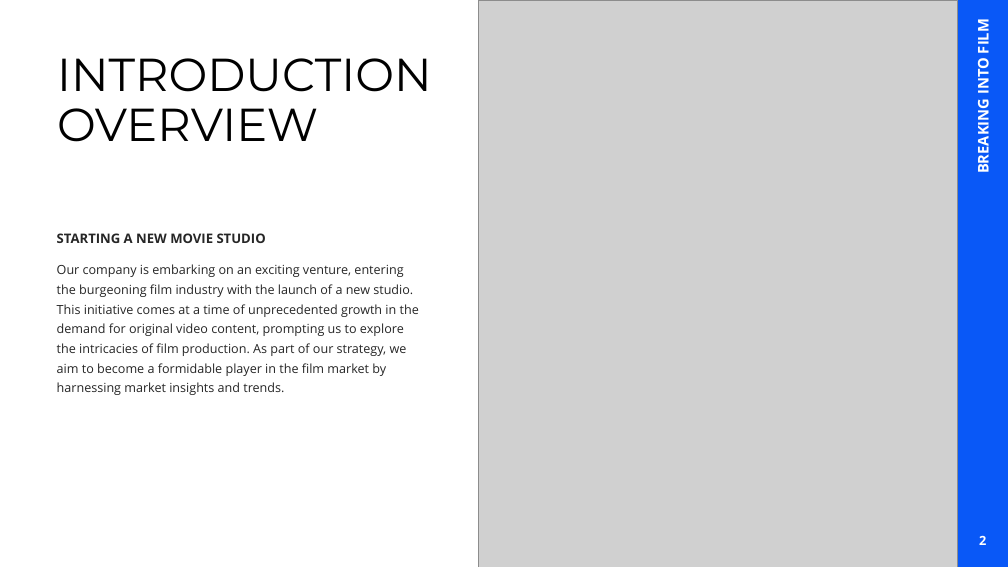
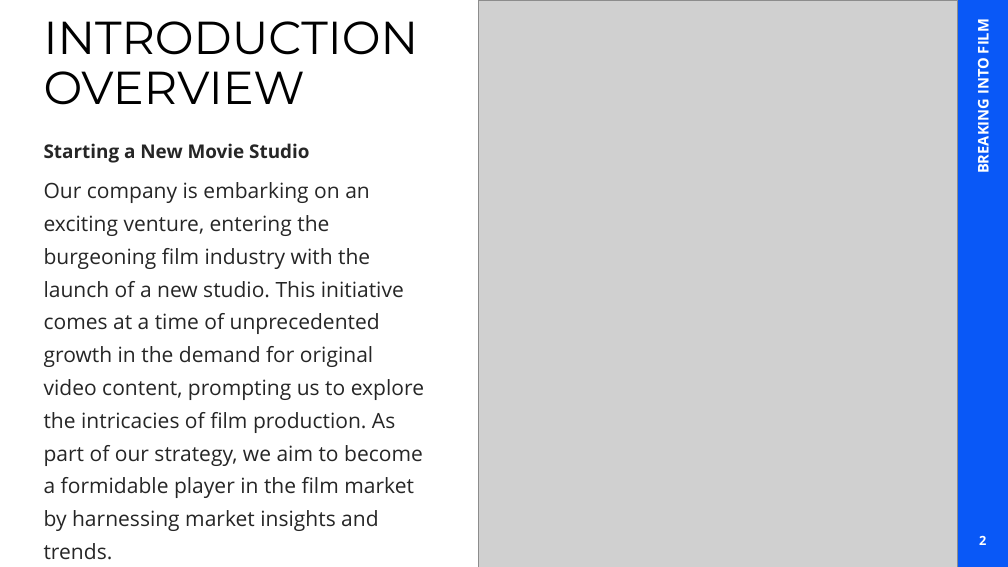
Before and after one commit to mikabenson/PHASE2_PROJECT-inferential-statistics-, a slide deck: slide 2 of Phase 2 Project_Group 5.pptx. Drawn at 1008x567 pixels with LibreOffice and Linux fonts; fonts in the diff are those of the drawing; grey boxes stand for pictures. Boxes give left, top, right and bottom in pixels: in the first picture for what was removed or moved away, otherwise in the second. Text is boxed around its words. In the diff, an @@ line names an element or a change of style, - is before the commit and + after.

```diff
--- a/Phase 2 Project_Group 5.pptx
+++ b/Phase 2 Project_Group 5.pptx
@@ title "INTRODUCTION OVERVIEW": place and size @@
-title "INTRODUCTION OVERVIEW" at (57,58,432,142)
+title "INTRODUCTION OVERVIEW" at (44,21,419,105)
@@ text at (44,143,309,163): text changed; size 12.5 to 18 pt @@
-STARTING A NEW MOVIE STUDIO
+Starting a New Movie Studio
@@ text "Our company is embarking on ...": place and size @@
-text "Our company is embarking on ..." at (57,264,419,395)
+text "Our company is embarking on ..." at (44,182,424,560)
@@ text "Our company is embarking on ..." at (44,182,424,560): size 12 to 20 pt @@
```
Also in this commit, not shown: 13 other slides changed, 3 slides added, 1 slide removed, 2 other files.
